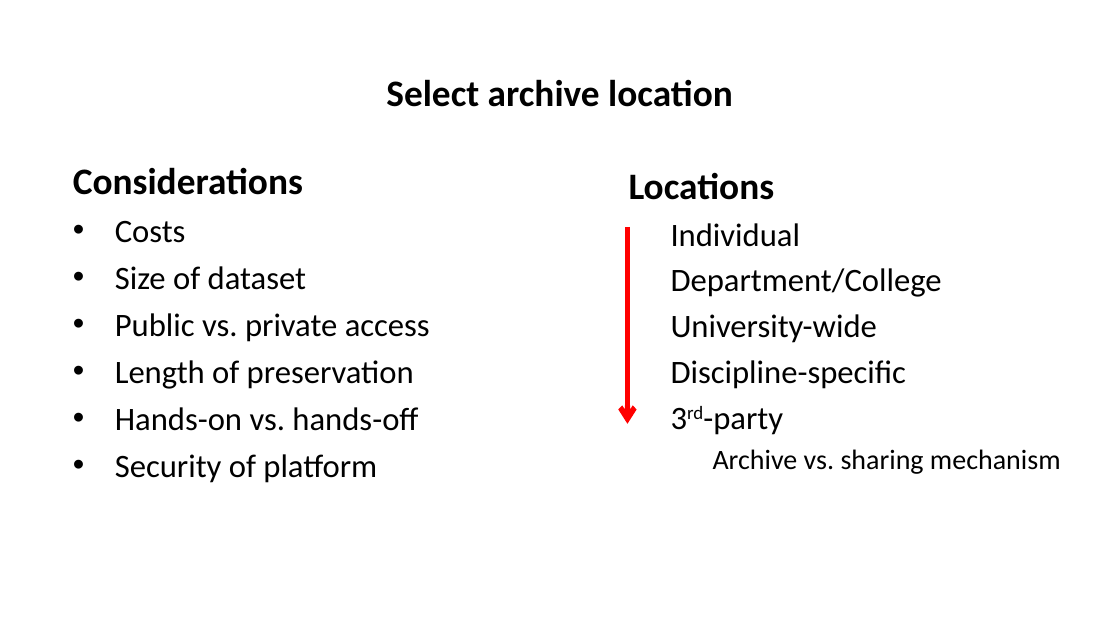
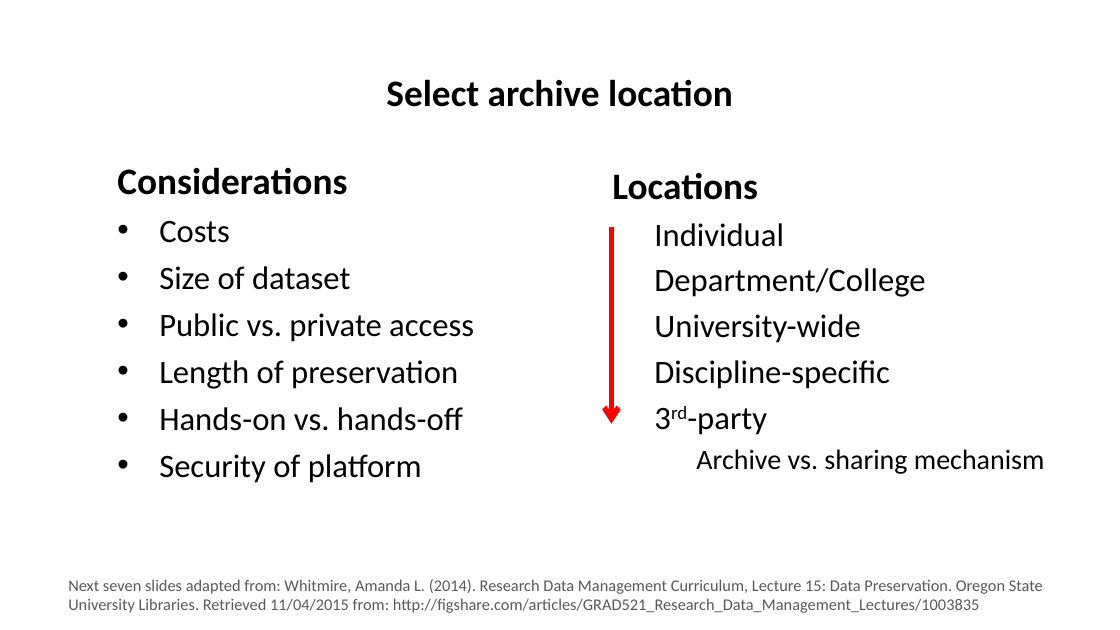
Before and after one commit to tibbben/teaching.data.literacy, a slide deck: slide 17 of UM_DataManagementClass/Lessons/13/13_FirstMeeting.pptx (slide 16 before the commit). Drawn at 1120x630 pixels with LibreOffice and Linux fonts; fonts in the diff are those of the drawing. Boxes give left, top, right and bottom in pixels: in the first picture for what was removed or moved away, otherwise in the second. Text is boxed around its words. In the diff, an @@ line names an element or a change of style, - is before the commit and + after.

```diff
--- a/UM_DataManagementClass/Lessons/13/13_FirstMeeting.pptx
+++ b/UM_DataManagementClass/Lessons/13/13_FirstMeeting.pptx
@@ text "Considerations": place and size @@
-text "Considerations" at box(73, 167, 430, 483)
+text "Considerations" at box(117, 167, 474, 483)
@@ text "Locations": place and size @@
-text "Locations" at box(629, 172, 1061, 474)
+text "Locations" at box(612, 172, 1045, 474)
@@ arrow moved from (628, 227) - (628, 424) to (612, 227) - (612, 424) @@
@@ text added at box(68, 579, 1043, 613), 14 pt, text #595959 @@
+Next seven slides adapted from: Whitmire, Amanda L. (2014). Research Data Management Curriculum, Lecture 15: Data Preservation. Oregon State University Libraries. Retrieved 11/04/2015 from: http://figshare.com/articles/GRAD521_Research_Data_Management_Lectures/1003835
```
Also in this commit, not shown: 5 other slides changed, 2 slides added, 1 slide removed, 1 other file.
